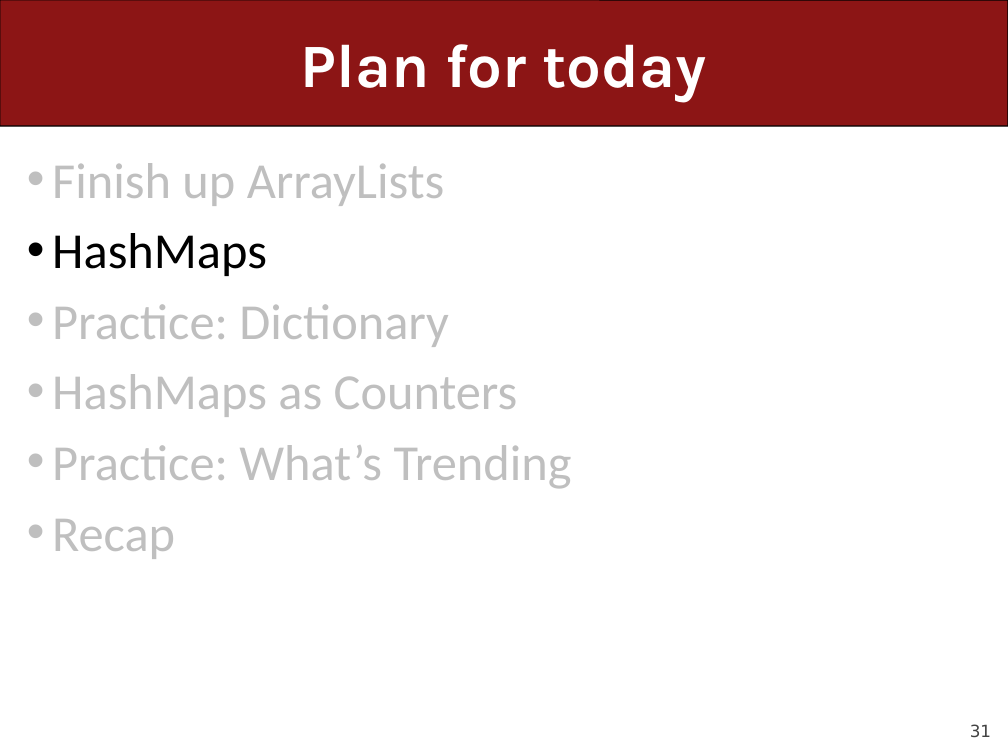
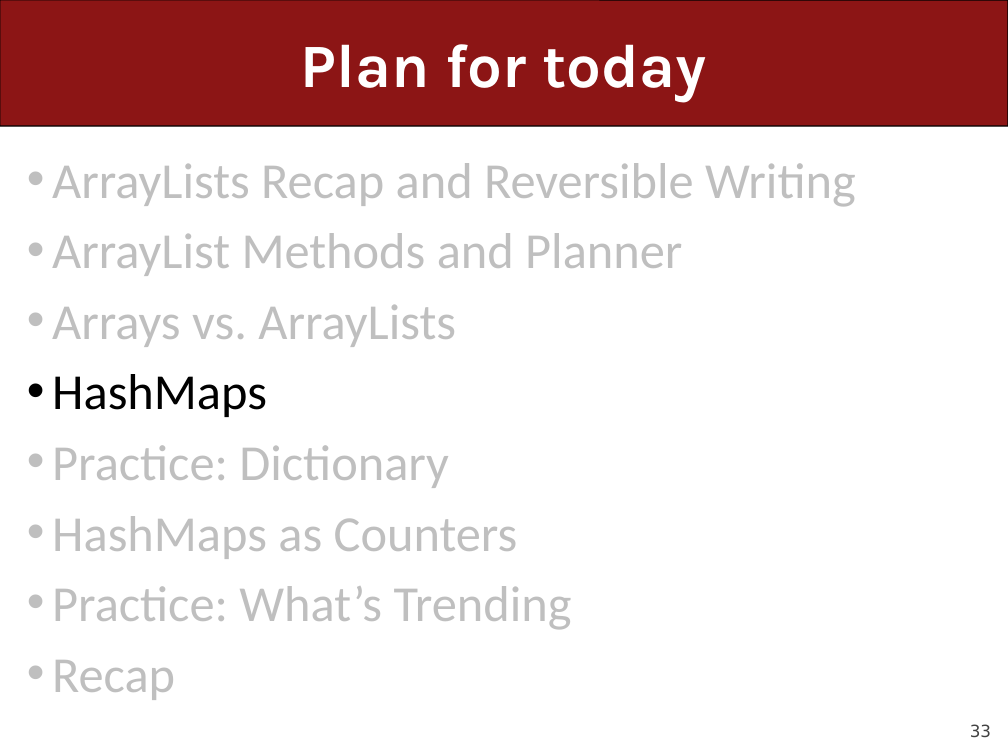
Before and after one commit to ckincaid17/cs106a-summer-2018, a slide deck: slide 33 of WWW/lectures/Lecture20/Lecture20.pptx (slide 31 before the commit). Drawn at 1008x756 pixels with LibreOffice and Linux fonts; fonts in the diff are those of the drawing. Boxes give left, top, right and bottom in pixels: in the first picture for what was removed or moved away, otherwise in the second. Text is boxed around its words. In the diff, an @@ line names an element or a change of style, - is before the commit and + after.

```diff
--- a/WWW/lectures/Lecture20/Lecture20.pptx
+++ b/WWW/lectures/Lecture20/Lecture20.pptx
@@ text at [52, 163, 856, 347]: text changed @@
-• Finish up ArrayLists
+• ArrayLists Recap and Reversible Writing
+• ArrayList Methods and Planner
+• Arrays vs. ArrayLists
@@ page number at [970, 724, 991, 738]: text changed @@
-31
+33
```
Also in this commit, not shown: 6 other slides changed, 2 slides added, 1 other file.
